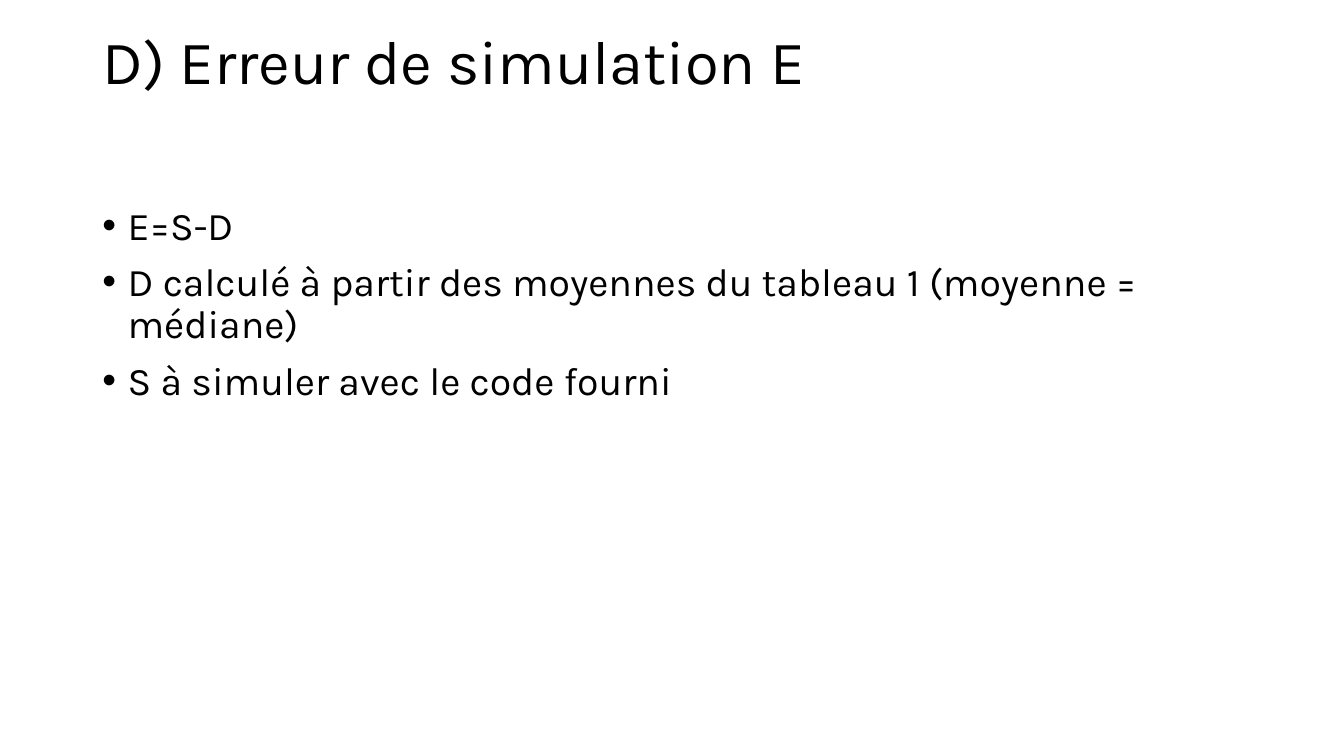
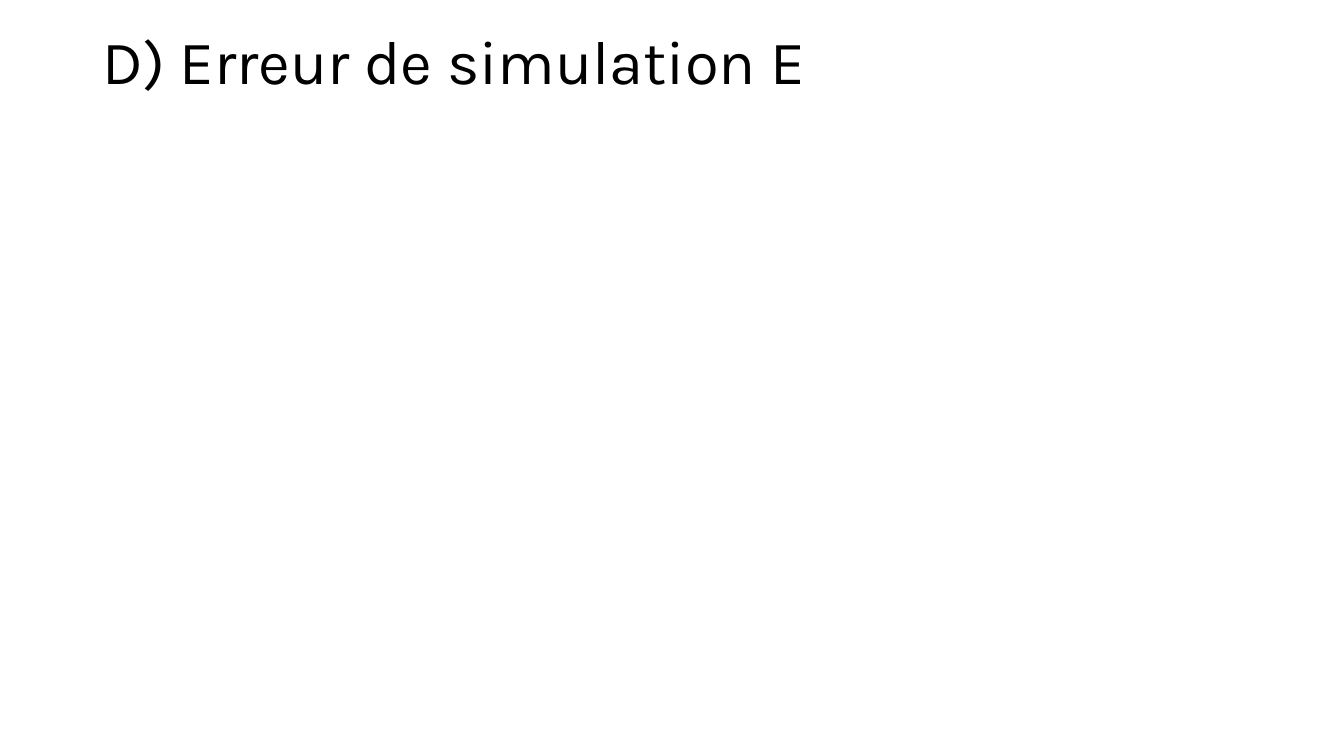
Before and after one commit to antoine-pt/MEC8211, a slide deck: slide 6 of MEC8211-Devoir3.pptx (slide 5 before the commit). Drawn at 1344x756 pixels with LibreOffice and Linux fonts; fonts in the diff are those of the drawing; grey boxes stand for pictures. Boxes give left, top, right and bottom in pixels: in the first picture for what was removed or moved away, otherwise in the second. Text is boxed around its words. In the diff, an @@ line names an element or a change of style, - is before the commit and + after.

```diff
--- a/MEC8211-Devoir3.pptx
+++ b/MEC8211-Devoir3.pptx
@@ text removed at [128,215,1107,396] @@
-• E=S-D
-• D calculé à partir des moyennes du tableau 1 (moyenne = médiane)
-• S à simuler avec le code fourni
```
Also in this commit, not shown: 3 slides added, 1 slide removed.
